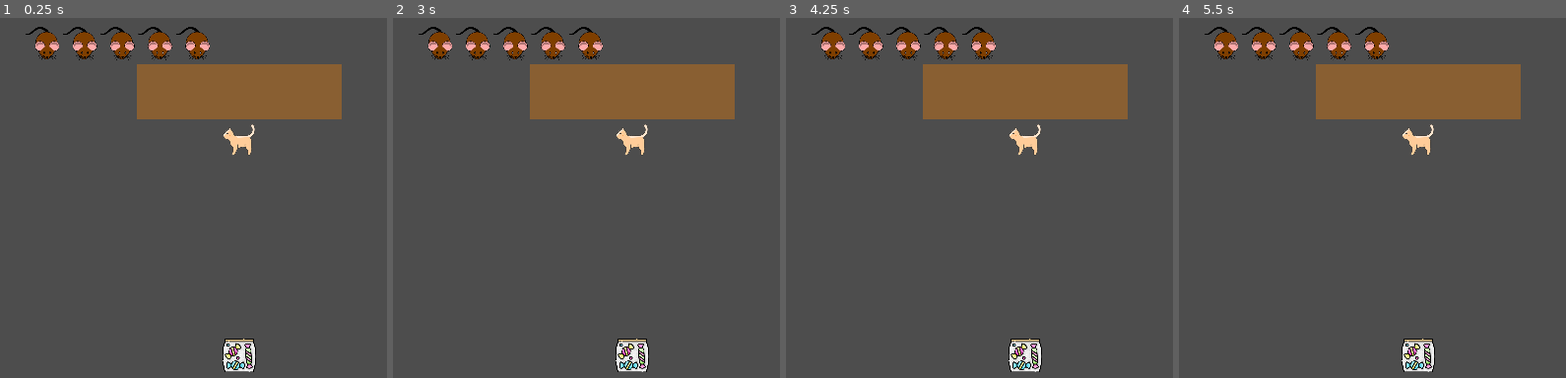
Above: before the commit, frames 1-4 (left to right).
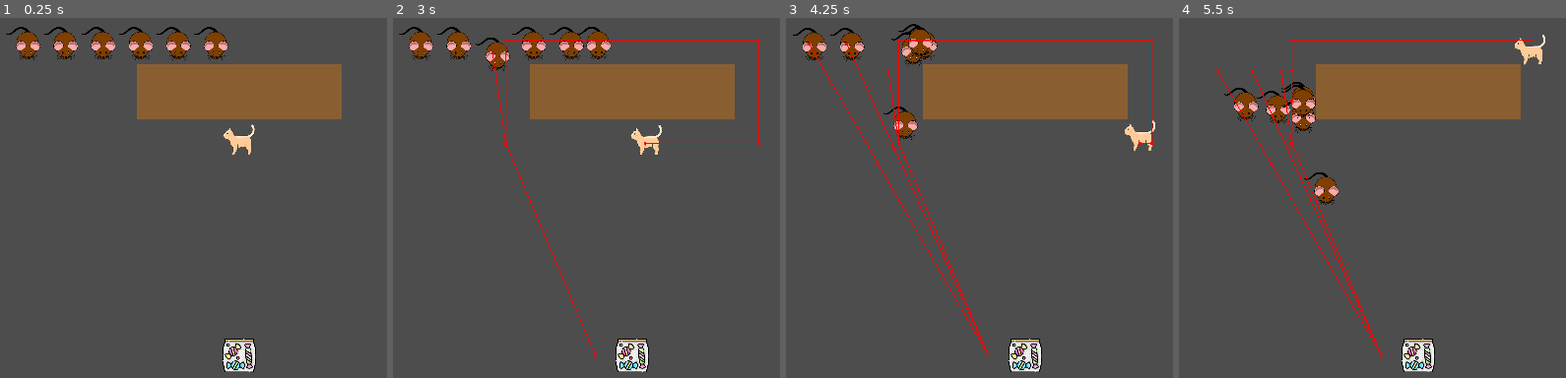
Above: after the commit, the same moments.

Repository: Mateusz-Birembaut/POA_SMA
Game: Godot game, scene res://src/main.tscn
The game is run twice, just before and just after one commit, with the same random seed, the same clock (stepped at 60 frames per second) and the same inputs.
Inputs (mouse positions are in pixels of both pictures, inside the frame that each line leads up to):
- Up to frame 1 (0.25 s): no input
- Up to frame 2 (3 s): tap Enter at 0.5, 2 s; move the mouse to (outside the picture) at 0.52 s; hold Right (ui_right) 0.53-1.28 s; tap Space at 1.25, 2.75 s; move the mouse to (474, 219) at 1.27 s; hold Down (ui_down) 1.28-2.03 s; move the mouse to (710, 100) at 2.02 s; hold Right (ui_right) 2.03-2.78 s; move the mouse to (594, 284) at 2.77 s; hold Up (ui_up) from 2.78 s (still down)
- Up to frame 3 (4.25 s): move the mouse to (outside the picture) at 3.52 s; release Up (ui_up) at 3.53 s; hold Left (ui_left) from 3.53 s (still down)
- Up to frame 4 (5.5 s): move the mouse to (1182, 129) at 4.27 s; move the mouse to (1457, 198) at 5.02 s; release Left (ui_left) at 5.03 s; hold Down (ui_down) from 5.03 s (still down)

The runs differ from the first frame. In frame 1, 3.7% of the frame differs, in the area x 1-60%, y 2-12%; in frame 2, 4.5%; in frame 3, 4.7%; in frame 4, 5.1%, in the area x 6-95%, y 2-94%.

Commit message:
eleves DODGE sort d'abord de ca place puis utilise sa stratégie

Diff:
--- a/src/environment.gd
+++ b/src/environment.gd
@@ -4,7 +4,7 @@
 const DEBUG := true
 
 @export_range(1, 20)
-var number_of_students := 5
+var number_of_students := 6
 
 @onready var desk = %Desk
 @onready var candies = %Candies
@@ -28,7 +28,7 @@
 	var student_to_chase = null
 	var min_distance = 100000
 	for student in students:
-		if student.state == Agent.States.LEAVE:
+		if student.state == Agent.States.LEAVE or student.state == Agent.States.COLLECT  :
 			var distanceToCandies = (student.position - candies.position).length()
 			if distanceToCandies < min_distance:
 				min_distance = distanceToCandies
--- a/src/prof.gd
+++ b/src/prof.gd
@@ -10,13 +10,6 @@
 
 
 func _process(delta: float) -> void:
-	# if CHASE => se déplacer vers l'eleve plus proche bonbons
-		#move_towards()
-	# if COMEBACK => se déplacer vers la table
-		# direction = tablePosition - position . normalize
-		# position = position + direction * speed
-	# if WORK => regarder si des élèves s'approche des bonbons
-
 	match state:
 		States.WORK:
 			check_students()
--- a/src/student.gd
+++ b/src/student.gd
@@ -7,18 +7,23 @@
 var time_since_last_collect := 0.0
 var interval: float
 var time_since_last_interval := 0.0
+var evade_range := 400.0
 var prefered_group_size : int
 var is_solitary : bool
 var strategy : Strategies
+var left_desk = false
+
 
 
 func _ready() -> void:
 	super._ready()
 	speed = 5000
 	var rng = RandomNumberGenerator.new()
-	interval = rng.randf_range(5, 20)
-	is_solitary = randf() < 0.5
-	strategy = Strategies.values()[randi() % Strategies.size()]
+	#interval = rng.randf_range(5, 20)
+	interval = rng.randf_range(2, 5)
+	is_solitary = randf() < 0.75
+	#strategy = Strategies.values()[randi() % Strategies.size()]
+	strategy = Strategies.DODGE
 	prefered_group_size = randi_range(2, 4)
 	if env.DEBUG:
 		print(name, " strategy : ", strategy)
@@ -89,18 +94,21 @@
 
 
 func move_dodge() -> void :
-	var direction_away_from_prof = (position - env.prof.position).normalized()
-	var distance_away_from_prof = (position - env.prof.position).length()
-	var evade_range = 400
-
-	if distance_away_from_prof <= evade_range:
-		var candies_direction = (env.candies.position - position).normalized()
-		var ratio = distance_away_from_prof / evade_range
-		var movement_direction = ((1 - ratio) * direction_away_from_prof) + (ratio * candies_direction)
-		var movement_position = position + movement_direction
-		look_towards(movement_position)
-	else:
-		look_towards(env.candies.position)
+	if !left_desk and position.y < env.desk.position.y-30 :
+		move_none()
+	else :
+		left_desk = true
+		var direction_away_from_prof = (position - env.prof.position).normalized()
+		var distance_away_from_prof = (position - env.prof.position).length()
+		var distance_from_candies = (position - env.candies.position).length()
+		if distance_away_from_prof <= evade_range and distance_from_candies >= 100:
+			var candies_direction = (env.candies.position - position).normalized()
+			var ratio = distance_away_from_prof / evade_range
+			var movement_direction = ((1 - ratio) * direction_away_from_prof) + (ratio * candies_direction)
+			var movement_position = position + movement_direction
+			look_towards(movement_position)
+		else:
+			look_towards(env.candies.position)
 
 
 func see() -> void:
Not shown, added: src/mai995F.tmp
